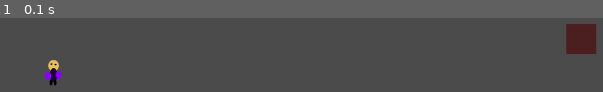
Above: before the commit, frame 1.
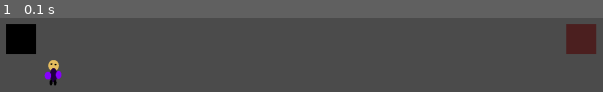
Above: after the commit, the same moment.

Repository: TeamLila/Project_APG
Game: pygame game, started from Client/main.py
Same seed, same stepped clock (60 frames per second), same inputs: the game is played once before the commit and once after it.
Inputs:
- Up to frame 1 (0.1 s): no input

The runs differ from the first frame. In frame 1, 2.0% of the frame differs, in the area x 0-6%, y 8-49%.

Commit message:
made some test area-loading

Diff:
--- a/Client/engine/areaLoader.py
+++ b/Client/engine/areaLoader.py
@@ -1,28 +1,65 @@
 from pygame import Rect
 from pathlib import Path
+from enum import Enum
+
 from engine.assetLoader import getAsset
+
+
+class ValidAreas(Enum):
+    HUB_RIGHT = "hub right"
+    HUB = "hub"
+    HUB_LEFT = "hub left"
+
+    AP_DUNGEON = "ap dungeon"
+
+    SHOP = "shop"
+
+    HOME = "home"
+
+class Area:
+    name: ValidAreas
+    area_background: Path|None
+
+    def __init__(self, name: ValidAreas, area_background: Path|str|None):
+        if type(area_background) is str:
+            area_background = getAsset(area_background)
+        self.name = name
+        self.area_background = area_background
+
+        LIST_OF_AREAS[self.name] = self
+        AREA_TO_DOORS.setdefault(name.value, [])
+
+    def get_area_pic(self):
+        return self.area_background
+
+    def get_area_name(self):
+        return self.name.value
 
 class Door:
     pos: list[int]
     size: list[int]
-    leads_to: str
+    leads_to: ValidAreas
     color: list[int]
+
+    after_enter_player_pos: list[int]
 
     def new(
         self,
         in_area: str,
         pos: list[int],
         size: list[int],
-        leads_to: str,
+        leads_to: ValidAreas,
+        new_player_pos: list[int],
         color: list[int] = (0,0,0)
     ):
-        self.__init__(in_area, pos, size, leads_to, color)
+        self.__init__(in_area, pos, size, leads_to, new_player_pos, color)
     def __init__(
         self,
         in_area: str,
         pos: list[int],
         size: list[int],
-        leads_to: str,
+        leads_to: ValidAreas,
+        new_player_pos: list[int],
         color: list[int] = (0,0,0)
     ):
         #test color
@@ -38,6 +75,7 @@
         self.size = size
         self.color = color
         self.leads_to = leads_to
+        self.after_enter_player_pos = new_player_pos
 
 
         AREA_TO_DOORS.setdefault(in_area, []).append(self)
@@ -46,19 +84,15 @@
     def get_draw_info(self) -> tuple[list[int], list[int]]:
         return self.color, Rect(self.pos + self.size)
 
-class Area:
-    name: str
-    area_background: Path
+    def get_area(self) -> Area:
+        return LIST_OF_AREAS[self.leads_to]
 
-    def __init__(self, name: str, area_background: Path|str):
-        if type(area_background) is str:
-            area_background = getAsset(area_background)
-        self.name = name
-        self.area_background = area_background
-
-        LIST_OF_AREAS.append(self)
+    def get_player_exit_pos(self) -> tuple[int, int]:
+        return self.after_enter_player_pos
 
 
 
-LIST_OF_AREAS: list[Area] = []
+
+
+LIST_OF_AREAS: dict[ValidAreas, Area] = {}
 AREA_TO_DOORS: dict[str, list[Door]] = {}
--- a/Client/engine/pygame_main.py
+++ b/Client/engine/pygame_main.py
@@ -27,7 +27,8 @@
     speed = 5
 
     #Area
-    current_area: areaLoader.Area|None = None
+    current_area: str
+    area_background = None
     back_fill = None
 
 
@@ -62,7 +63,10 @@
     for door in areaLoader.AREA_TO_DOORS[GAME.current_area]:
         _, doorFrame =  door.get_draw_info()
         if player.colliderect(doorFrame):
-            print(f"Collision with {door.leads_to}")
+            print(f"Collision with {door.leads_to.name}")
+            GAME.current_area = door.get_area().get_area_name()
+            GAME.area_background = door.get_area().get_area_pic()
+            GAME.player_x, GAME.player_y = door.get_player_exit_pos()
 
 def drawAllDoors():
     for door in areaLoader.AREA_TO_DOORS[GAME.current_area]:
--- a/Client/main.py
+++ b/Client/main.py
@@ -5,25 +5,32 @@
     from loggingFolder.loggerModule import MAIN_LOGGER as log
     import engine.pygame_main as game
     import engine.areaLoader as areaLoader
+    from engine.areaLoader import ValidAreas as AREA
 except ImportError as e:
     from loggingFolder.loggerModule import MAIN_LOGGER as log
     log.warning("Error importing: " + str(e) + "\nattempting to fix")
     from debug_files.install_dep import dependencieInstaller
     dependencieInstaller()
 
-async def gameStarter():
+async def gameInitilizer():
+    game.GAME.current_area = "hub"
+    areaLoader.Door("hub", [1225, 30], [64, 64], AREA.AP_DUNGEON, [0,0], (77,33,33))
+    areaLoader.Door("hub", [30, 30], [64, 64], AREA.HUB_LEFT, [1800, 30])
+    areaLoader.Door("hub left", [1860, 30], [64,64], AREA.HUB, [40, 30])
+    areaLoader.Area(AREA.HUB, None)
+    areaLoader.Area(AREA.HUB_LEFT, None)
+    areaLoader.Area(AREA.AP_DUNGEON, None)
     await gameMain()
 
 
 async def gameMain(): #NOSONAR #async without async used. Will be changed
-    game.GAME.current_area = "Hub"
-    areaLoader.Door("Hub", [1225, 30], [64, 64], "AP Dungeon Entrance", (77,33,33))
+
     await game.run_game()
 
 
 
 try:
-    asyncio.run(gameStarter())
+    asyncio.run(gameInitilizer())
 except Exception as e:
     from debug_files.errorModule import displayError
     log.exception("FATAL ERROR CRASH, SEE BELOW")
